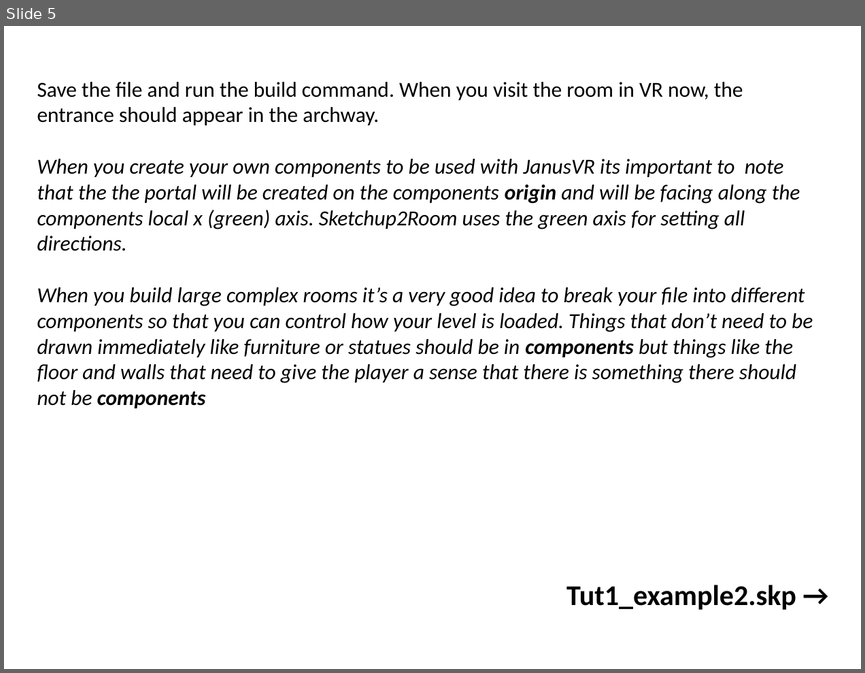
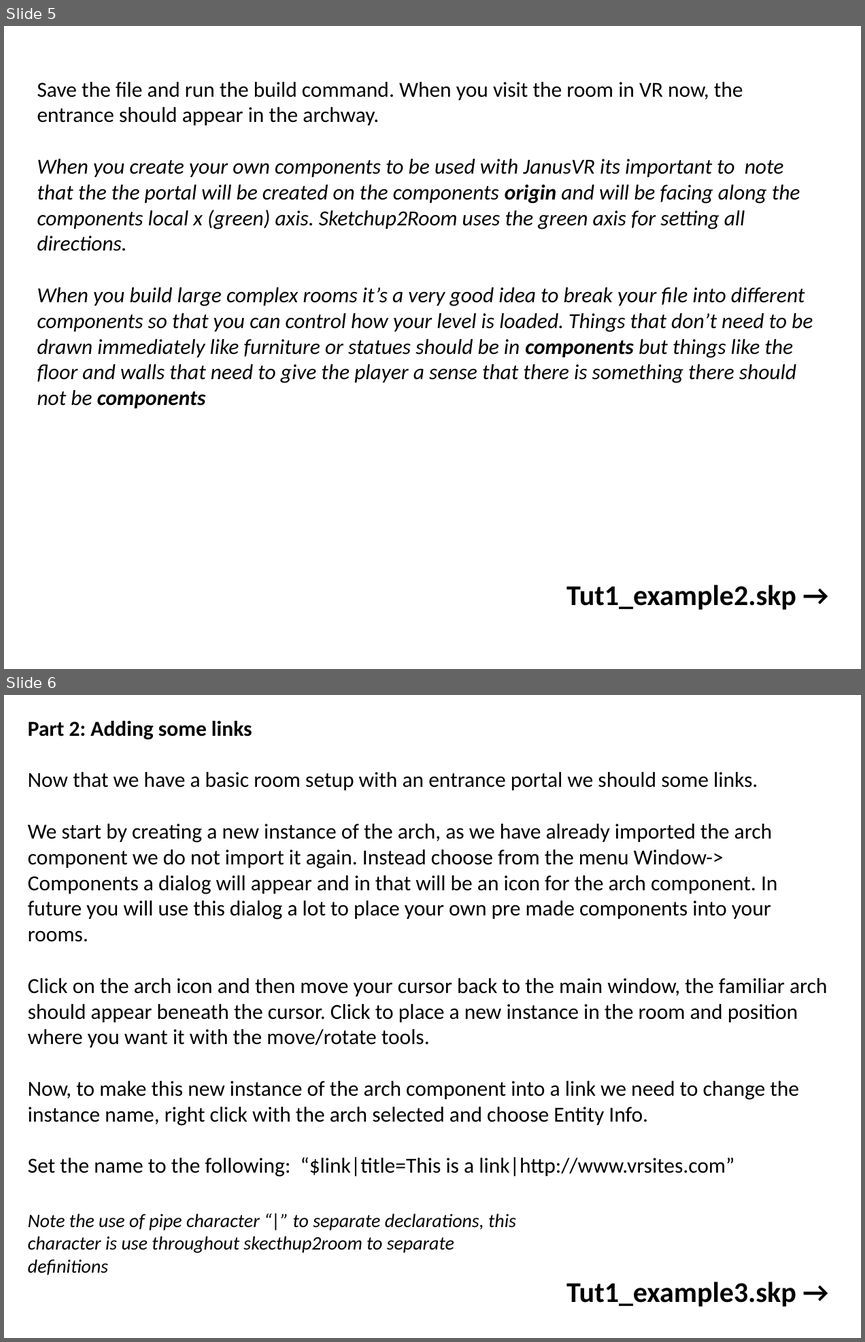
Before and after one commit to lisa-lionheart/sketchup2room, a slide deck: tutorial/slides/slides.pptx. Shown one above the other, each under a label of ours: slide 5 before the commit, slides 5 and 6 after it. The pictures are 865x673 and 865x1342 pixels, drawn with LibreOffice and Linux fonts; fonts in the diff are those of the drawing; background and template pictures are left out. Boxes give left, top, right and bottom in pixels: in the first picture for what was removed or moved away, otherwise in the second. Text is boxed around its words. In the diff, an @@ line names an element or a change of style, - is before the commit and + after.

```diff
--- a/tutorial/slides/slides.pptx
+++ b/tutorial/slides/slides.pptx
@@ slide 6 added at (4, 695, 861, 1338), background picture (left out) @@
@@ text added at (28, 721, 827, 1176), 18 pt, text #000000 @@
+Part 2: Adding some links
+Now that we have a basic room setup with an entrance portal we should some links.
+We start by creating a new instance of the arch, as we have already imported the arch component we do not import it again. Instead choose from the menu Window-> Components a dialog will appear and in that will be an icon for the arch component. In future you will use this dialog a lot to place your own pre made components into your rooms.
+Click on the arch icon and then move your cursor back to the main window, the familiar arch should appear beneath the cursor. Click to place a new instance in the room and position where you want it with the move/rotate tools.
+Now, to make this new instance of the arch component into a link we need to change the instance name, right click with the arch selected and choose Entity Info.
+Set the name to the following: “$link|title=This is a link|http://www.vrsites.com”
@@ text added at (28, 1213, 516, 1275), 16 pt, text #000000, italic @@
+Note the use of pipe character “|” to separate declarations, this character is use throughout skecthup2room to separate definitions
@@ text added at (566, 1281, 796, 1306), 24 pt, text #000000, bold @@
+Tut1_example3.skp →
```
Also in this commit, not shown: 2 other slides added, 14 other files.
